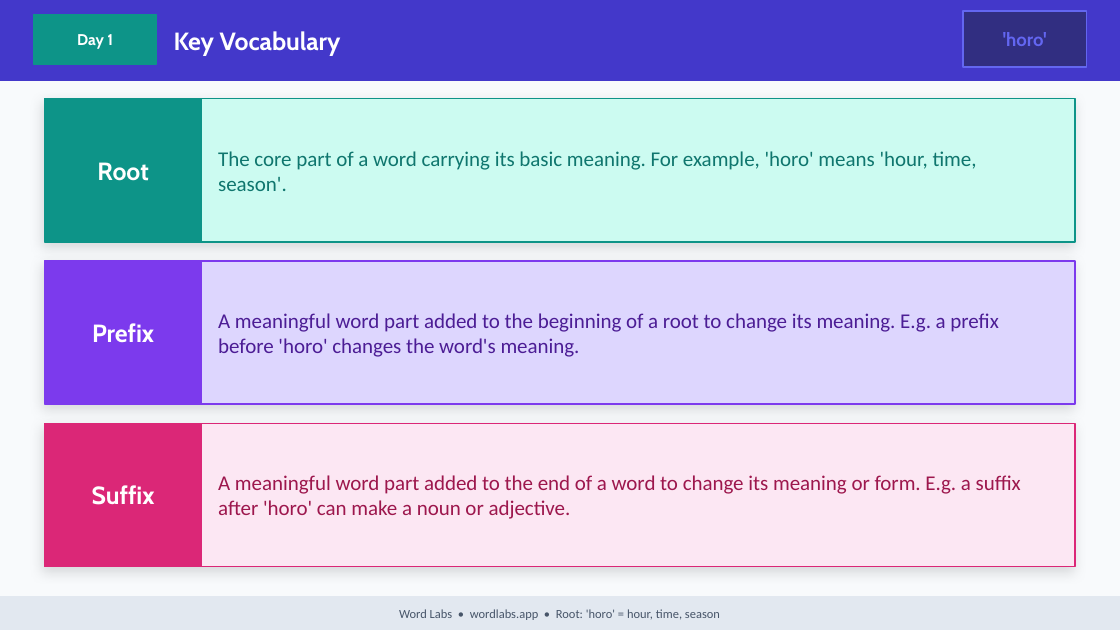
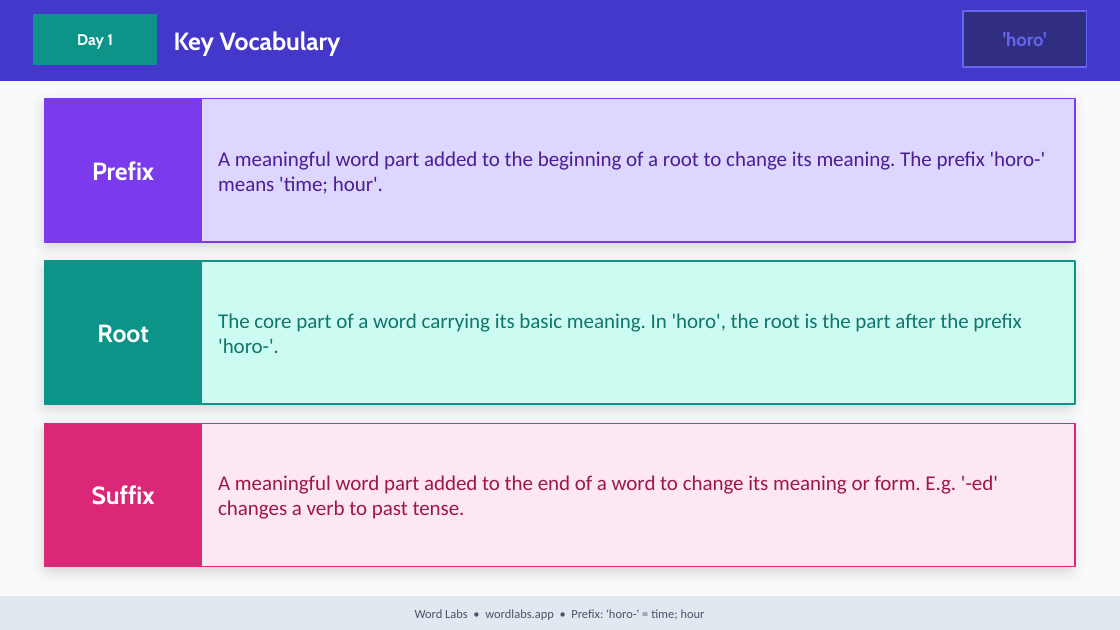
Before and after one commit to NickD135/morphology-builder, a slide deck: slide 4 of output/wordlabs-horo-3day.pptx. Drawn at 1120x630 pixels with LibreOffice and Linux fonts; fonts in the diff are those of the drawing. Boxes give left, top, right and bottom in pixels: in the first picture for what was removed or moved away, otherwise in the second. Text is boxed around its words. In the diff, an @@ line names an element or a change of style, - is before the commit and + after.

Commit message:
fix(deck-accuracy): type-override combining forms (tele/photo/chrono/horo as prefixes), skip non-morpheme 'remove'
tele(22)/photo(8)/chrono(6)/horo(3) were real prefixes mislisted as base decks — building them
as prefix content (keeping base filenames) generates them from existing words, zero new content.
remove=re+move is not a morpheme; skipped. 4 decks reclaimed free.

```diff
--- a/output/wordlabs-horo-3day.pptx
+++ b/output/wordlabs-horo-3day.pptx
@@ rectangle at [45,99,1075,242]: fill #CCFBF1 to #DDD6FE; outline #0D9488 1 pt to #7C3AED 1 pt @@
@@ rectangle at [45,99,202,242]: fill #0D9488 to #7C3AED; outline #0D9488 1 pt to #7C3AED 1 pt @@
@@ rectangle at [181,99,193,242]: fill #0D9488 to #7C3AED; outline #0D9488 1 pt to #7C3AED 1 pt @@
@@ text at [92,161,154,180]: text changed @@
-Root
+Prefix
@@ text at [218,151,1046,194]: text changed; text colour #0F766E to #4C1D95 @@
-The core part of a word carrying its basic meaning. For example, 'horo' means 'hour, time, season'.
+A meaningful word part added to the beginning of a root to change its meaning. The prefix 'horo-' means 'time; hour'.
@@ rectangle at [45,261,1075,404]: fill #DDD6FE to #CCFBF1; outline #7C3AED 1 pt to #0D9488 1 pt @@
@@ rectangle at [45,261,202,404]: fill #7C3AED to #0D9488; outline #7C3AED 1 pt to #0D9488 1 pt @@
@@ rectangle at [181,261,193,404]: fill #7C3AED to #0D9488; outline #7C3AED 1 pt to #0D9488 1 pt @@
@@ text at [97,324,148,343]: text changed @@
-Prefix
+Root
@@ text at [218,313,1021,353]: text changed; text colour #4C1D95 to #0F766E @@
-A meaningful word part added to the beginning of a root to change its meaning. E.g. a prefix before 'horo' changes the word's meaning.
+The core part of a word carrying its basic meaning. In 'horo', the root is the part after the prefix 'horo-'.
@@ text at [218,475,998,519]: text changed @@
-A meaningful word part added to the end of a word to change its meaning or form. E.g. a suffix after 'horo' can make a noun or adjective.
+A meaningful word part added to the end of a word to change its meaning or form. E.g. '-ed' changes a verb to past tense.
@@ text at [415,609,705,620]: text changed @@
-Word Labs • wordlabs.app • Root: 'horo' = hour, time, season
+Word Labs • wordlabs.app • Prefix: 'horo-' = time; hour
```
Also in this commit, not shown: 26 other slides changed, 8 slides removed, 6 other files.
